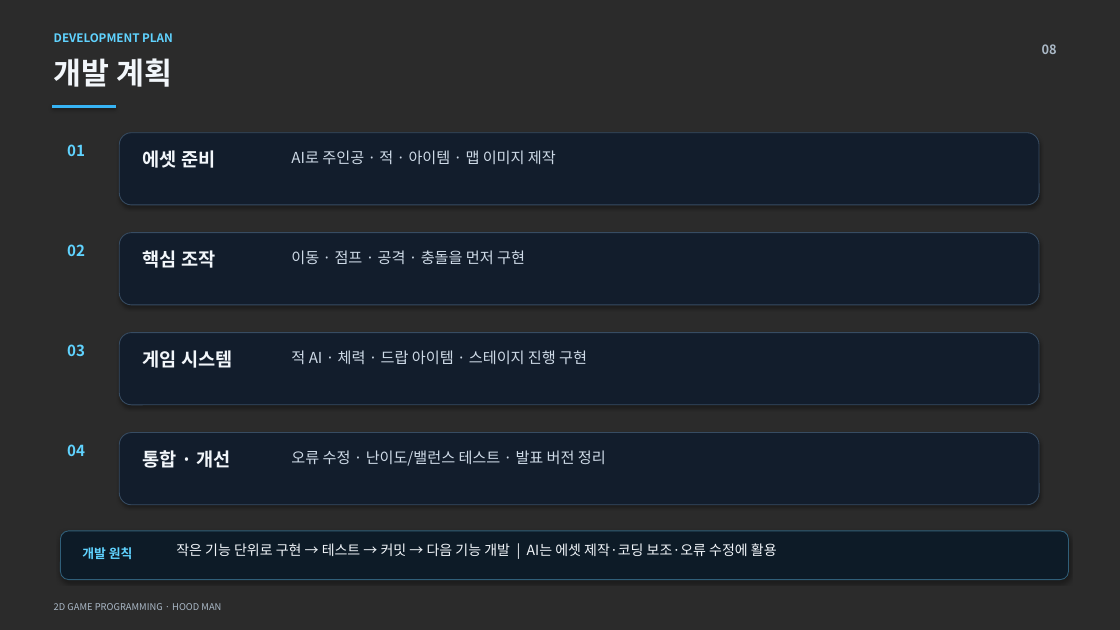
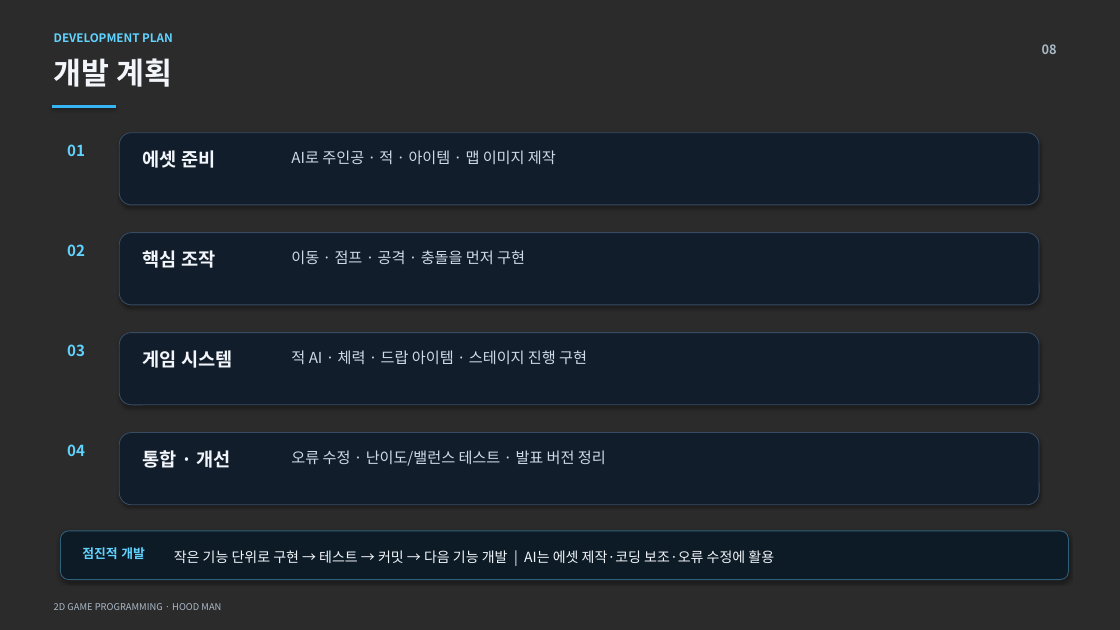
Before and after one commit to 2023180001-Kang/2DPRC, a slide deck: slide 6 of 2023180001_강동수_2D게임프로그래밍_1차발표.pptx (slide 8 before the commit). Drawn at 1120x630 pixels with LibreOffice and Linux fonts; fonts in the diff are those of the drawing; background and template pictures are left out; a plain dark background stands for a picture behind light text. Boxes give left, top, right and bottom in pixels: in the first picture for what was removed or moved away, otherwise in the second. Text is boxed around its words. In the diff, an @@ line names an element or a change of style, - is before the commit and + after.

Commit message:
Add files via upload
발표 PPT 기획서 PPT를 수정함

```diff
--- a/2023180001_강동수_2D게임프로그래밍_1차발표.pptx
+++ b/2023180001_강동수_2D게임프로그래밍_1차발표.pptx
@@ text at box(82, 547, 145, 559): text changed @@
-개발 원칙
+점진적 개발
@@ text "작은 기능 단위로 구현 → ...": place and size @@
-text "작은 기능 단위로 구현 → ..." at box(176, 543, 777, 556)
+text "작은 기능 단위로 구현 → ..." at box(174, 550, 774, 563)
```
Also in this commit, not shown: 4 other slides changed, 2 slides removed, 1 other file.
